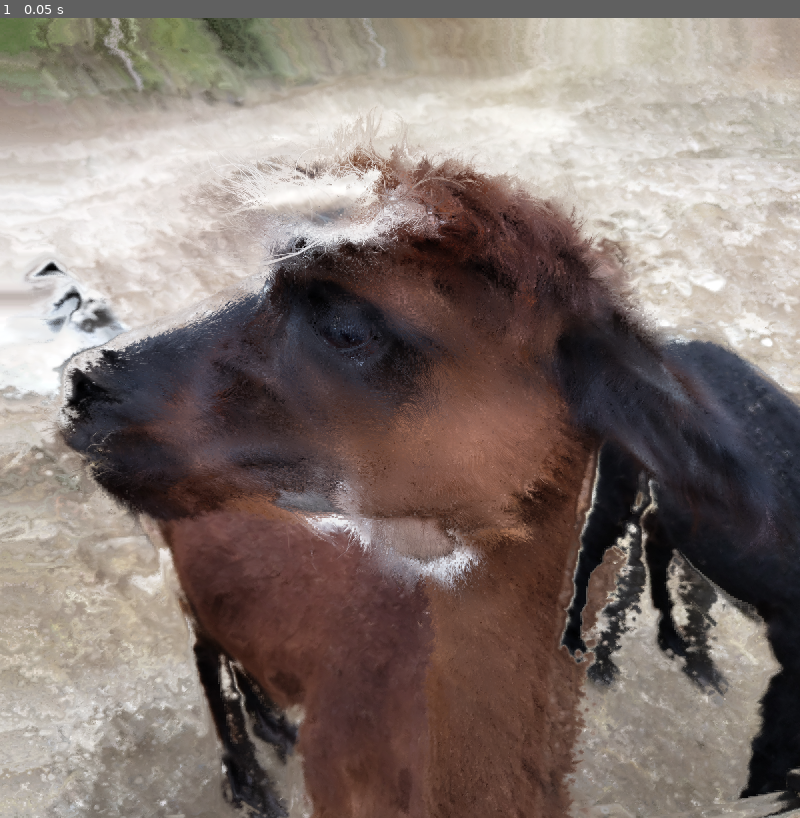
Above: before the commit, frame 1.
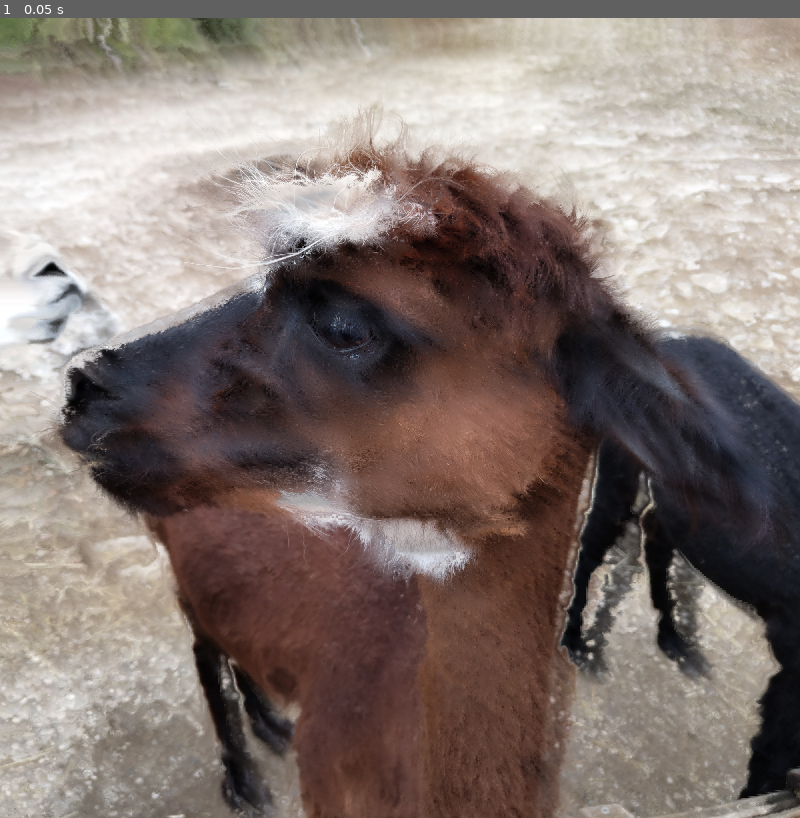
Above: after the commit, the same moment.

Repository: voidxptr/shaders
Game: Godot game, scene res://src/imgWarp/img_warp.tscn
The game is run twice, just before and just after one commit, with the same random seed, the same clock (stepped at 60 frames per second) and the same inputs. This scene is started directly instead of the project's main scene.
Inputs:
- Up to frame 1 (0.05 s): no input

The runs differ from the first frame. In frame 1, 22% of the frame differs, in the area x 0-100%, y 0-100%.

Commit message:
added screenshot script and shortcut

Diff:
--- a/project.godot
+++ b/project.godot
@@ -10,10 +10,14 @@
 
 [application]
 
-config/name="ShaderFun"
+config/name="Shaders"
 run/main_scene="res://src/dots/test.tscn"
 config/features=PackedStringArray("4.1", "Forward Plus")
 config/icon="res://icon.svg"
+
+[autoload]
+
+Screenshot="*res://src/screenshot.gd"
 
 [display]
 
@@ -22,3 +26,11 @@
 window/size/mode=2
 window/stretch/mode="canvas_items"
 window/vsync/vsync_mode=3
+
+[input]
+
+render={
+"deadzone": 0.5,
+"events": [Object(InputEventKey,"resource_local_to_scene":false,"resource_name":"","device":-1,"window_id":0,"alt_pressed":false,"shift_pressed":false,"ctrl_pressed":true,"meta_pressed":false,"pressed":false,"keycode":0,"physical_keycode":82,"key_label":0,"unicode":114,"echo":false,"script":null)
+]
+}
--- a/src/imgWarp/img_warp.tscn
+++ b/src/imgWarp/img_warp.tscn
@@ -8,11 +8,11 @@
 shader_parameter/x_index = 0
 shader_parameter/y_index = 1
 shader_parameter/mix_by_color_index = 2
-shader_parameter/warp_scale = 55.4
+shader_parameter/warp_scale = 37.8
 shader_parameter/inver_warp = true
 shader_parameter/warp_by_pixel = true
 shader_parameter/enable_mix = true
-shader_parameter/mix_value = 0.29
+shader_parameter/mix_value = 0.62
 shader_parameter/mix_by_color = true
 shader_parameter/warp_img = ExtResource("2_knw42")
 
--- /dev/null
+++ b/src/screenshot.gd
@@ -0,0 +1,18 @@
+extends Node
+
+const SCREEN_SHOT_PATH:String = "res://renders/"
+
+func takeScreenshot()->Image:
+	return get_tree().get_root().get_texture().get_image()
+
+func render()->void:
+	var image:Image = takeScreenshot()
+	image.flip_y()
+
+
+	image.save_png(SCREEN_SHOT_PATH + "/" + str(Time.get_unix_time_from_system()) + ".png" )
+
+
+func _physics_process(_delta)->void:
+	if Input.is_action_just_released("render"):
+		render()
Not shown, changed: IMGLICENSE.txt
